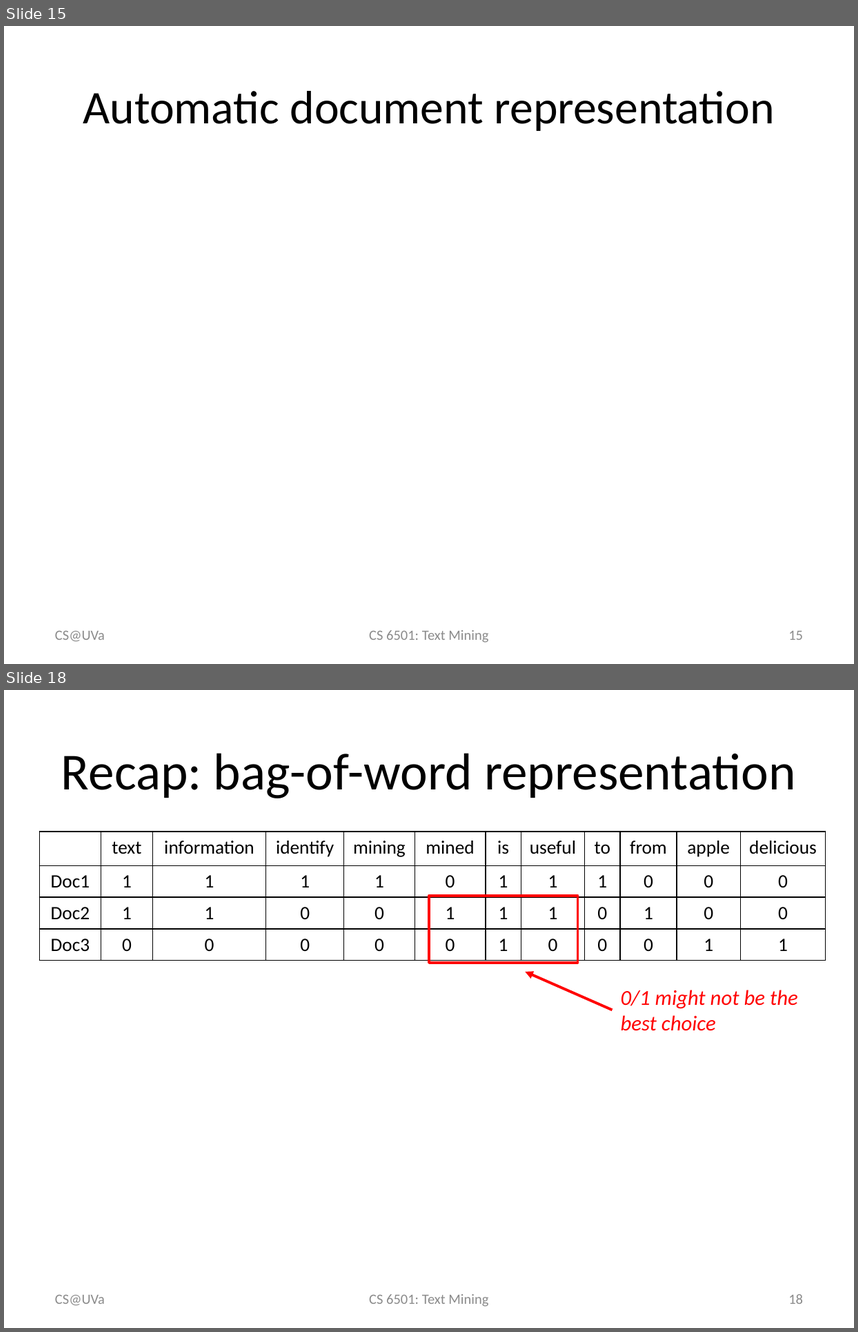
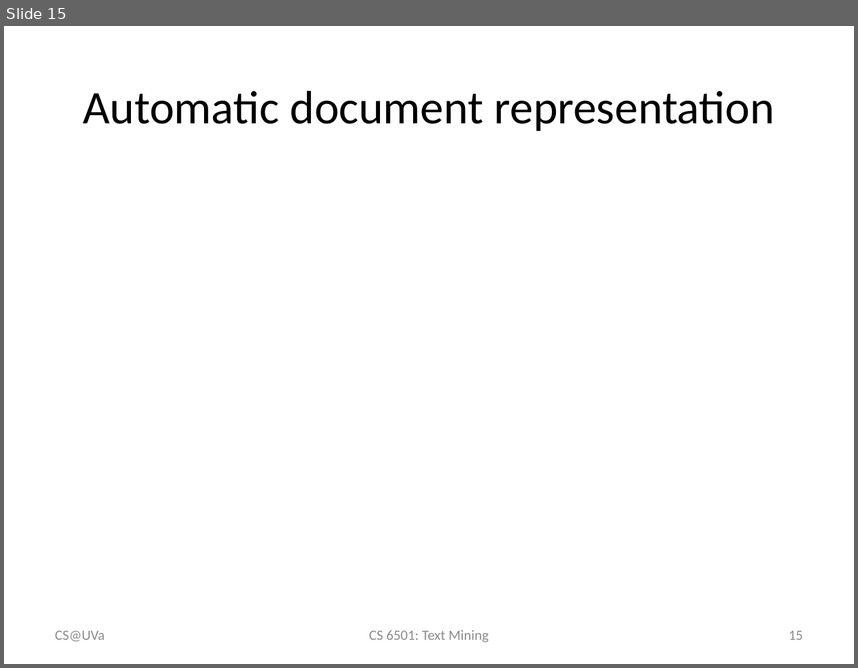
Before and after one commit to wang296/CS6501-Text-Mining, a slide deck: docs/VS model.pptx. Shown one above the other, each under a label of ours: slides 15 and 18 before the commit, slide 15 after it; the slides between them are not shown. The pictures are 858x1332 and 858x668 pixels, drawn with LibreOffice and Linux fonts; fonts in the diff are those of the drawing; grey boxes stand for pictures. Boxes give left, top, right and bottom in pixels: in the first picture for what was removed or moved away, otherwise in the second. Text is boxed around its words. In the diff, an @@ line names an element or a change of style, - is before the commit and + after.

```diff
--- a/docs/VS model.pptx
+++ b/docs/VS model.pptx
@@ slide 18 removed at box(4, 690, 854, 1328), background #FFFFFF @@
@@ title removed at box(61, 753, 796, 798) @@
-Recap: bag-of-word representation
@@ table removed at box(40, 831, 826, 958), 4 rows, 12 columns @@
- | text | information | identify | mining | mined | is | useful | to | from | apple | delicious
-Doc1 | 1 | 1 | 1 | 1 | 0 | 1 | 1 | 1 | 0 | 0 | 0
-Doc2 | 1 | 1 | 0 | 0 | 1 | 1 | 1 | 0 | 1 | 0 | 0
-Doc3 | 0 | 0 | 0 | 0 | 0 | 1 | 0 | 0 | 0 | 1 | 1
@@ rectangle removed at box(429, 896, 578, 963) @@
@@ arrow removed from (612, 1009) to (525, 972) @@
@@ text removed at box(621, 989, 798, 1031) @@
-0/1 might not be the best choice
@@ text removed at box(55, 1294, 105, 1305) @@
-CS@UVa
@@ text removed at box(369, 1294, 488, 1306) @@
-CS 6501: Text Mining
@@ page number removed at box(789, 1294, 803, 1303) @@
-18
```
Also in this commit, not shown: 1 slide changed, 4 other slides removed, 6 other files.
